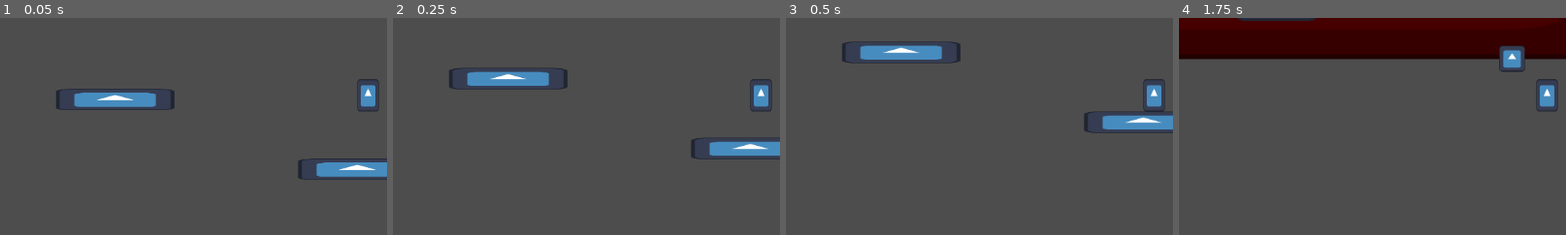
Above: before the commit, frames 1-4 (left to right).
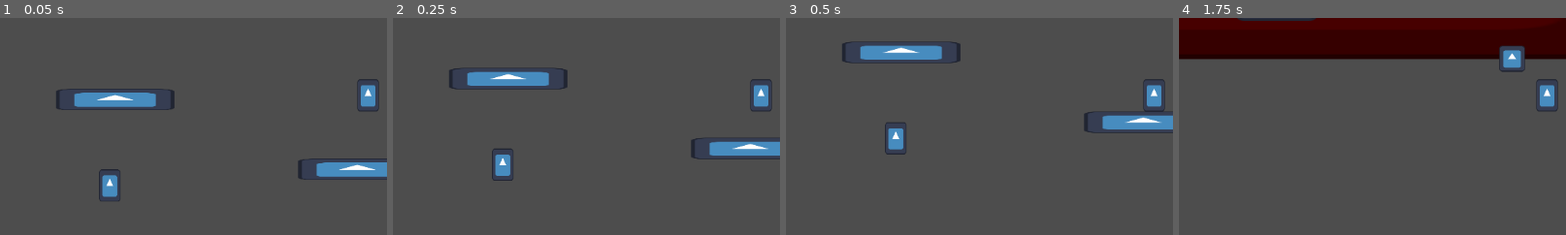
Above: after the commit, the same moments.

Repository: Cyberiada2025-2026/battle-of-pobliz
Game: Godot game, scene res://scenes/debug/battle_arena_graybox.tscn
Two runs of this game, one before a commit and one after it. Both use one fixed random seed, a clock stepped at 60 frames per second and the inputs below. The project has no main scene, so this scene is started directly. The engine's default icon, where the game draws it, is replaced by a stand-in: a white triangle on a blue panel in a dark square.
Inputs (mouse positions are % of the whole screen's width and height, from its top left):
- Up to frame 1 (0.05 s): no input
- Up to frame 2 (0.25 s): no input
- Up to frame 3 (0.5 s): no input
- Up to frame 4 (1.75 s): move the mouse to (72, 45) at 0.52 s; hold D (move_right) from 0.53 s (still down); right-click (72, 45) at 0.6 s; tap W (jump) at 0.77, 1.52 s; move the mouse to (30, 55) at 1.27 s; right-click (30, 55) at 1.35 s
The pictures show only the part of the screen within x 3-52%, y 29-78%; the shares and areas given below are measured in that part.

The runs differ from the first frame. In frame 1, 0.5% of the frame differs, in the area x 25-32%, y 69-85%; in frame 2, 0.5%; in frame 3, 0.5%; in frame 4, nothing differs.

Commit message:
add possition raycast

Diff:
--- a/characters/bodies/prefabs/flying_body.tscn
+++ b/characters/bodies/prefabs/flying_body.tscn
@@ -9,6 +9,7 @@
 height = 48.0
 
 [node name="FlyingBody" type="CharacterBody2D" unique_id=1753823366 node_paths=PackedStringArray("movement_components")]
+collision_layer = 129
 script = ExtResource("1_27qwu")
 movement_components = [NodePath("FlightMovementComponent")]
 
--- a/characters/bodies/prefabs/jumping_body.tscn
+++ b/characters/bodies/prefabs/jumping_body.tscn
@@ -11,6 +11,7 @@
 height = 48.0
 
 [node name="JumpingBody" type="CharacterBody2D" unique_id=1753823366 node_paths=PackedStringArray("movement_components")]
+collision_layer = 129
 script = ExtResource("1_hgofc")
 movement_components = [NodePath("GravityComponent"), NodePath("GroundedMovementComponent"), NodePath("JumpComponent")]
 
--- a/managers/possession_manager.gd
+++ b/managers/possession_manager.gd
@@ -3,6 +3,7 @@
 
 @export var current_body: BodyController
 @export var player_camera: Camera2D
+@export var ray_cast: RayCast2D
 
 func _ready() -> void:
 	posses_body(current_body)
@@ -10,3 +11,18 @@
 func posses_body(body: BodyController) -> void:
 	current_body = body
 	player_camera.reparent(current_body)
+	print("possessed ", current_body)
+
+
+func _physics_process(delta: float) -> void:
+	if Input.is_action_just_released("possess"):
+		ray_cast.target_position = player_camera.get_global_mouse_position() - ray_cast.global_position
+		ray_cast.force_raycast_update()
+		prints(ray_cast.position, ray_cast.target_position)
+
+		var collider = ray_cast.get_collider() as BodyController
+		if collider == null:
+			print("possession failed")
+			return
+
+		posses_body(collider)
--- a/project.godot
+++ b/project.godot
@@ -42,9 +42,15 @@
 , Object(InputEventKey,"resource_local_to_scene":false,"resource_name":"","device":-1,"window_id":0,"alt_pressed":false …(182 unchanged characters)…
 ]
 }
+possess={
+"deadzone": 0.2,
+"events": [Object(InputEventMouseButton,"resource_local_to_scene":false,"resource_name":"","device":-1,"window_id":0,"alt_pressed":false,"shift_pressed":false,"ctrl_pressed":false,"meta_pressed":false,"button_mask":2,"position":Vector2(120, 16),"global_position":Vector2(127, 53),"factor":1.0,"button_index":2,"canceled":false,"pressed":true,"double_click":false,"script":null)
+]
+}
 
 [layer_names]
 
+2d_physics/layer_8="Bodies"
 2d_physics/layer_9="PlayerAtacks"
 2d_physics/layer_10="BossAtacks"
 
--- a/scenes/debug/battle_arena_graybox.tscn
+++ b/scenes/debug/battle_arena_graybox.tscn
@@ -1,6 +1,7 @@
 [gd_scene format=3 uid="uid://dxi0iucx4etrm"]
 
 [ext_resource type="PackedScene" uid="uid://067ws6ottosm" path="res://shared/platform/platform.tscn" id="1_0b70h"]
+[ext_resource type="PackedScene" uid="uid://d0n8i5w3qg3ea" path="res://characters/bodies/prefabs/flying_body.tscn" id="2_lt32o"]
 [ext_resource type="PackedScene" uid="uid://cdai4b5ndwfha" path="res://characters/boss/boss.tscn" id="2_neadt"]
 [ext_resource type="PackedScene" uid="uid://bd04here2r0gh" path="res://characters/bodies/prefabs/jumping_body.tscn" id="3_o0ro2"]
 [ext_resource type="Script" uid="uid://d14puh7xlterc" path="res://managers/possession_manager.gd" id="4_o0ro2"]
@@ -39,14 +40,22 @@
 [node name="JumpingBody" parent="." unique_id=1224676810 instance=ExtResource("3_o0ro2")]
 position = Vector2(592, 416)
 
+[node name="FlyingBody" parent="." unique_id=1753823366 instance=ExtResource("2_lt32o")]
+position = Vector2(208, 552)
+
 [node name="Boss" parent="." unique_id=113115272 instance=ExtResource("2_neadt")]
 position = Vector2(0, -50)
 
-[node name="PossessionManager" type="Node" parent="." unique_id=1791998767 node_paths=PackedStringArray("current_body", "player_camera")]
+[node name="PossessionManager" type="Node" parent="." unique_id=1791998767 node_paths=PackedStringArray("current_body", "player_camera", "ray_cast")]
 unique_name_in_owner = true
 script = ExtResource("4_o0ro2")
 current_body = NodePath("../JumpingBody")
 player_camera = NodePath("Camera2D")
+ray_cast = NodePath("Camera2D/BodyPossessionRaycast")
 
 [node name="Camera2D" type="Camera2D" parent="PossessionManager" unique_id=836962515]
 position = Vector2(592, 416)
+
+[node name="BodyPossessionRaycast" type="RayCast2D" parent="PossessionManager/Camera2D" unique_id=982725930]
+position = Vector2(0, -24)
+collision_mask = 128
